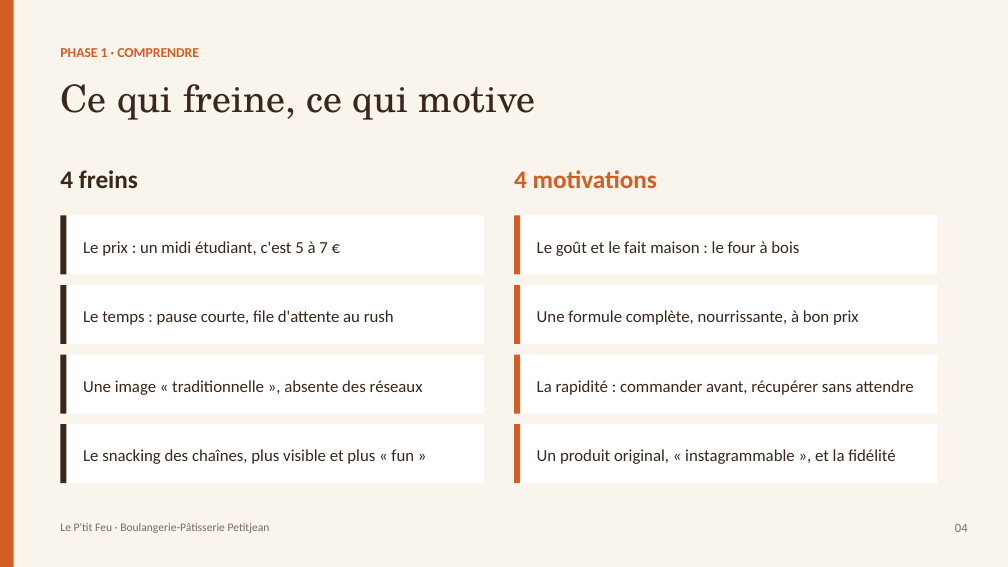
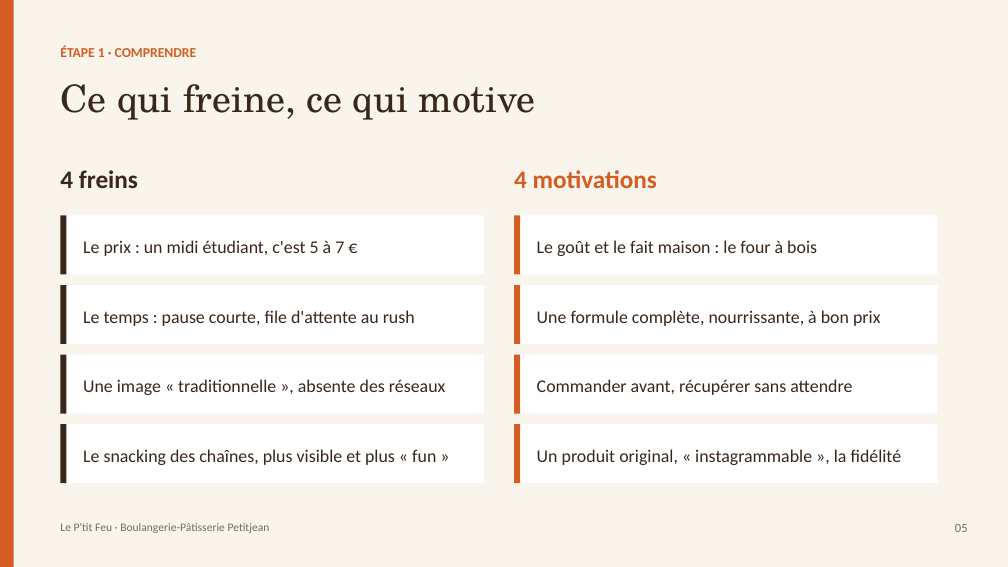
Before and after one commit to matheoguz/Devoir-TC-, a slide deck: slide 5 of design-thinking-petitjean/Le-Ptit-Feu-diapo.pptx (slide 4 before the commit). Drawn at 1008x567 pixels with LibreOffice and Linux fonts; fonts in the diff are those of the drawing. Boxes give left, top, right and bottom in pixels: in the first picture for what was removed or moved away, otherwise in the second. Text is boxed around its words. In the diff, an @@ line names an element or a change of style, - is before the commit and + after.

```diff
--- a/design-thinking-petitjean/Le-Ptit-Feu-diapo.pptx
+++ b/design-thinking-petitjean/Le-Ptit-Feu-diapo.pptx
@@ text at [60, 46, 197, 57]: text changed @@
-PHASE 1 · COMPRENDRE
+ÉTAPE 1 · COMPRENDRE
@@ size 16 to 17 pt in 6 elements at [83, 240, 344, 256], [83, 310, 415, 326], [83, 379, 445, 395], [83, 449, 436, 465], [537, 240, 817, 256], [537, 310, 880, 326] @@
@@ text at [537, 379, 852, 395]: text changed; size 16 to 17 pt @@
-La rapidité : commander avant, récupérer sans attendre
+Commander avant, récupérer sans attendre
@@ text at [537, 449, 902, 465]: text changed; size 16 to 17 pt @@
-Un produit original, « instagrammable », et la fidélité
+Un produit original, « instagrammable », la fidélité
@@ text at [955, 524, 968, 532]: text changed @@
-04
+05
```
Also in this commit, not shown: 11 other slides changed, 6 slides added, 2 slides removed, 4 other files.
